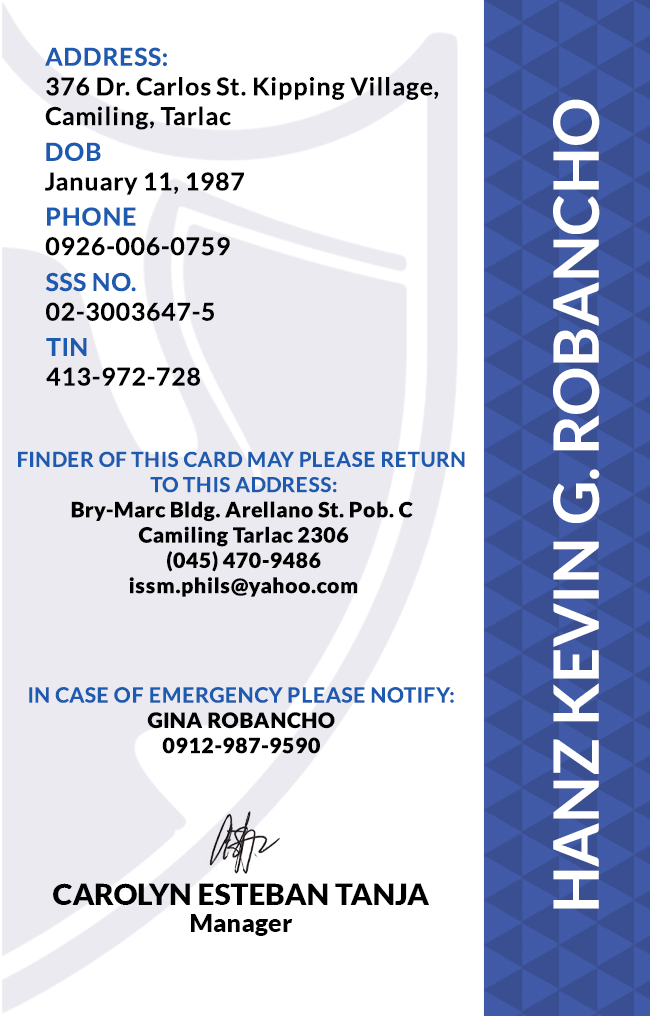
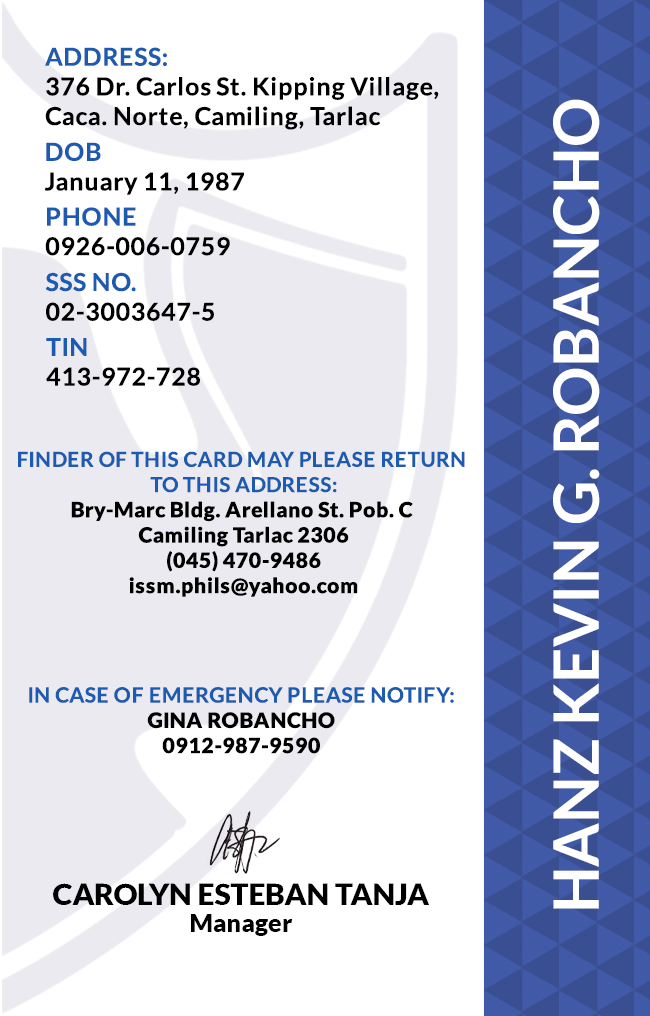
Two versions of the same layered image (650 x 1016). Layer-by-layer changes:
renamed "ADDRESS: 376 Dr. Carlos St. Kipping Village, Camiling, Tarlac" to "ADDRESS: 376 Dr. Carlos St. Kipping Village, Caca. Norte, Camil", painted on it over (76, 106, 381, 130)
